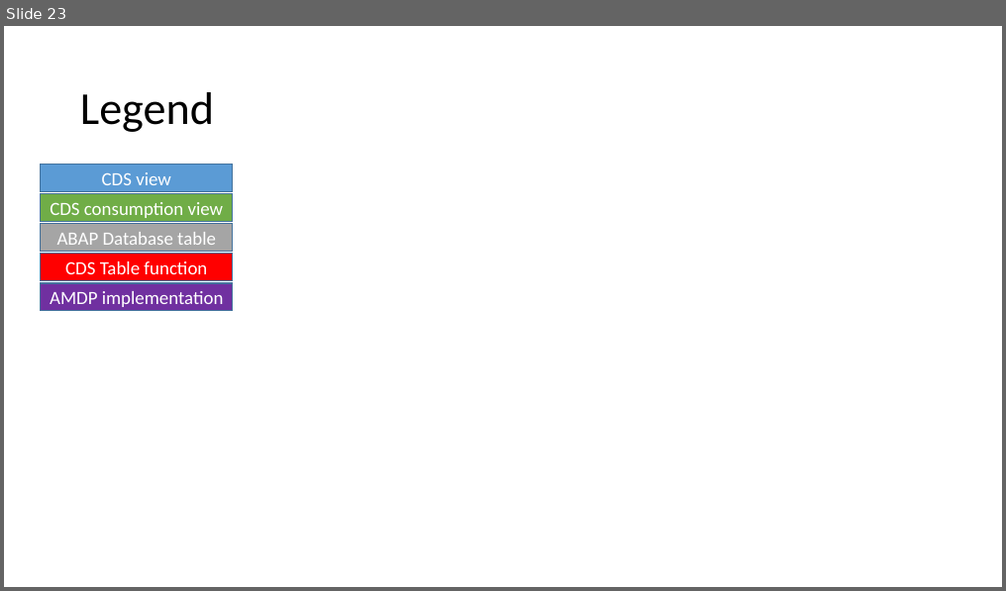
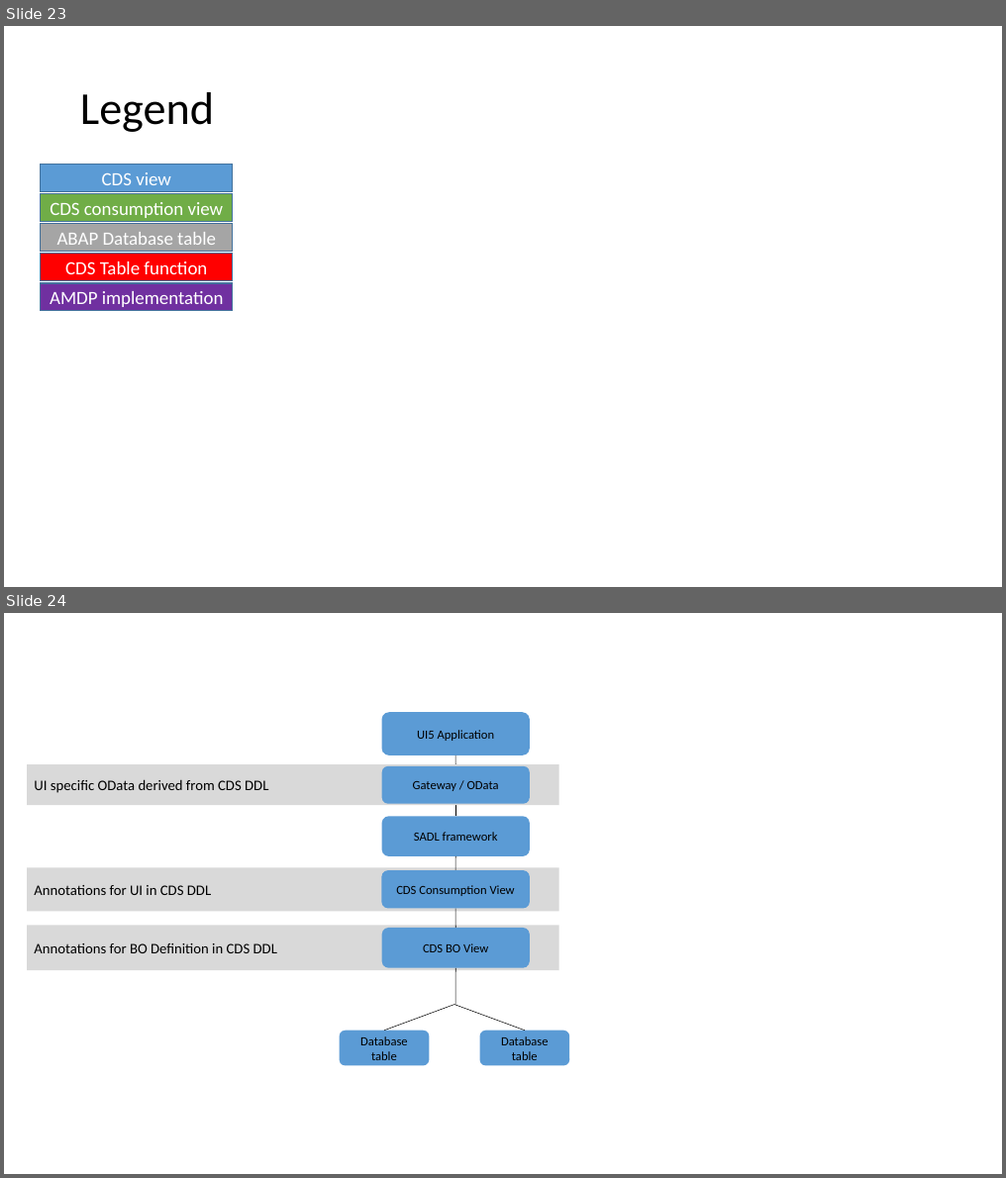
Before and after one commit to mxpang/jerryslide, a slide deck: Jerry.pptx. Shown one above the other, each under a label of ours: slide 23 before the commit, slides 23 and 24 after it. The pictures are 1006x591 and 1006x1178 pixels, drawn with LibreOffice and Linux fonts; fonts in the diff are those of the drawing. Boxes give left, top, right and bottom in pixels: in the first picture for what was removed or moved away, otherwise in the second. Text is boxed around its words. In the diff, an @@ line names an element or a change of style, - is before the commit and + after.

```diff
--- a/Jerry.pptx
+++ b/Jerry.pptx
@@ slide 24 added at [4,613,1002,1174], background #FFFFFF @@
@@ rounded rectangle added at [382,713,531,756], fill #5B9BD5, 12 pt, text #000000 @@
+UI5 Application
@@ line added from (455, 756) to (456, 766), #000000 0.5 pt @@
@@ rectangle added at [27,765,558,805], fill #D9D9D9, 14 pt, text #000000 @@
+UI specific OData derived from CDS DDL
@@ rounded rectangle added at [382,766,530,804], fill #5B9BD5, 12 pt, text #000000 @@
+Gateway / OData
@@ rounded rectangle added at [382,817,530,858], fill #5B9BD5, 12 pt, text #000000 @@
+SADL framework
@@ line added from (456, 804) to (456, 817), #000000 0.5 pt @@
@@ rectangle added at [27,868,558,912], fill #D9D9D9, 14 pt, text #000000 @@
+Annotations for UI in CDS DDL
@@ rounded rectangle added at [382,870,531,909], fill #5B9BD5, 12 pt, text #000000 @@
+CDS Consumption View
@@ line added from (456, 857) to (455, 870), #000000 0.5 pt @@
@@ line added from (455, 909) to (456, 928), #000000 0.5 pt @@
@@ rectangle added at [27,925,558,970], fill #D9D9D9, 14 pt, text #000000 @@
+Annotations for BO Definition in CDS DDL
@@ rounded rectangle added at [382,928,530,968], fill #5B9BD5, 12 pt, text #000000 @@
+CDS BO View
@@ line added from (456, 968) to (455, 1004), #000000 0.5 pt @@
@@ line added from (454, 1004) to (384, 1031), #000000 0.5 pt @@
@@ line added from (454, 1004) to (525, 1031), #000000 0.5 pt @@
@@ rounded rectangle added at [340,1031,430,1065], fill #5B9BD5, 12 pt, text #000000 @@
+Database table
@@ rounded rectangle added at [480,1031,570,1065], fill #5B9BD5, 12 pt, text #000000 @@
+Database table
```
Also in this commit, not shown: 1 other file.
